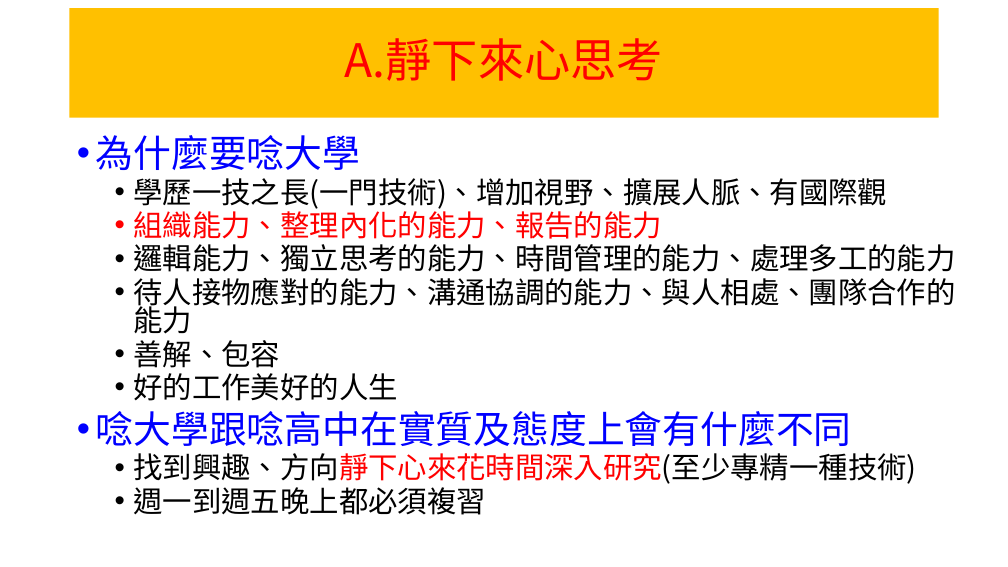
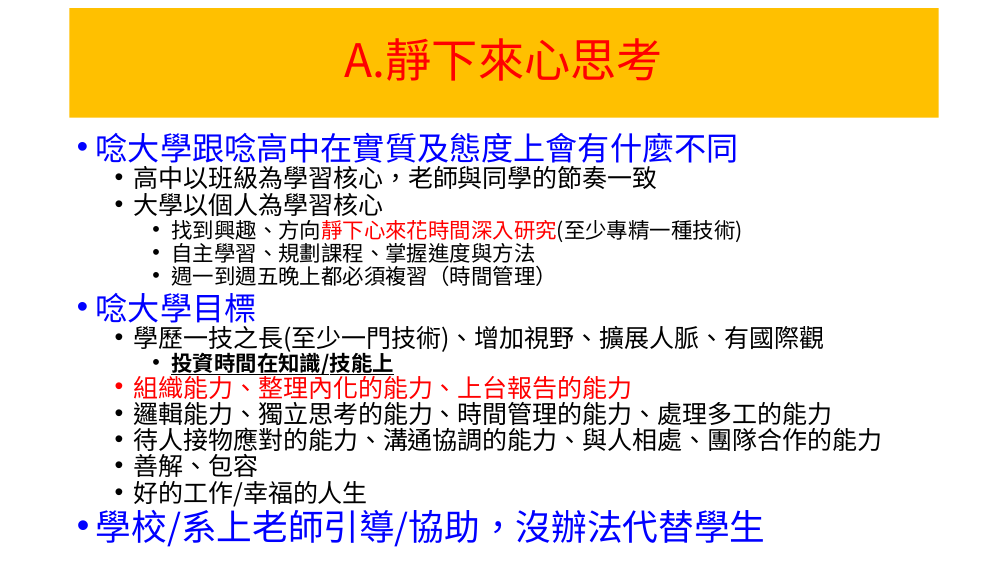
Before and after one commit to chih-chengwu/Information-Security-Markdown, a slide deck: slide 2 of 1-2.如何成為一位稱職的大學生.pptx. Drawn at 1008x567 pixels with LibreOffice and Linux fonts; fonts in the diff are those of the drawing. Boxes give left, top, right and bottom in pixels: in the first picture for what was removed or moved away, otherwise in the second. Text is boxed around its words. In the diff, an @@ line names an element or a change of style, - is before the commit and + after.

```diff
--- a/1-2.如何成為一位稱職的大學生.pptx
+++ b/1-2.如何成為一位稱職的大學生.pptx
@@ text at (96, 133, 824, 403): text changed; size 28 to 23.8 pt @@
-• 為什麼要唸大學
-  • 學歷一技之長(一門技術)、增加視野、擴展人脈、有國際觀
-  • 組織能力、整理內化的能力、報告的能力
+• 唸大學跟唸高中在實質及態度上會有什麼不同
+  • 高中以班級為學習核心，老師與同學的節奏一致
+  • 大學以個人為學習核心
+    • 找到興趣、方向靜下心來花時間深入研究(至少專精一種技術)
+    • 自主學習、規劃課程、掌握進度與方法
+    • 週一到週五晚上都必須複習（時間管理）
+• 唸大學目標
+  • 學歷一技之長(至少一門技術)、增加視野、擴展人脈、有國際觀
+    • 投資時間在知識/技能上
+  • 組織能力、整理內化的能力、上台報告的能力
@@ text at (134, 397, 883, 482): size 28 to 23.8 pt in "邏輯能力、獨立思考的能力、時間管理的能力、處理多工的能力", "待人接物應對的能力、溝通協調的能力、與人相處、團隊合作的能力", "善解、包容"; line spacing 0.8 to 0.7 @@
@@ text at (96, 476, 766, 547): text changed; size 28 to 34 pt; text colour #000000 to #0000FF @@
-  • 好的工作美好的人生
-• 唸大學跟唸高中在實質及態度上會有什麼不同
-  • 找到興趣、方向靜下心來花時間深入研究(至少專精一種技術)
-  • 週一到週五晚上都必須複習
+  • 好的工作/幸福的人生
+• 學校/系上老師引導/協助，沒辦法代替學生
```
Also in this commit, not shown: 1 other slide changed, 4 other files.
